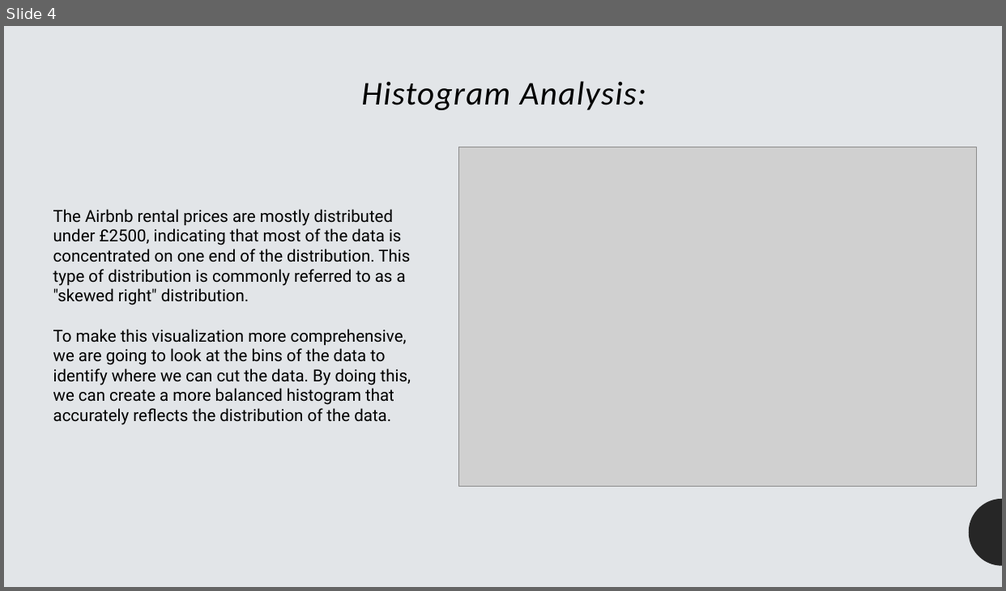
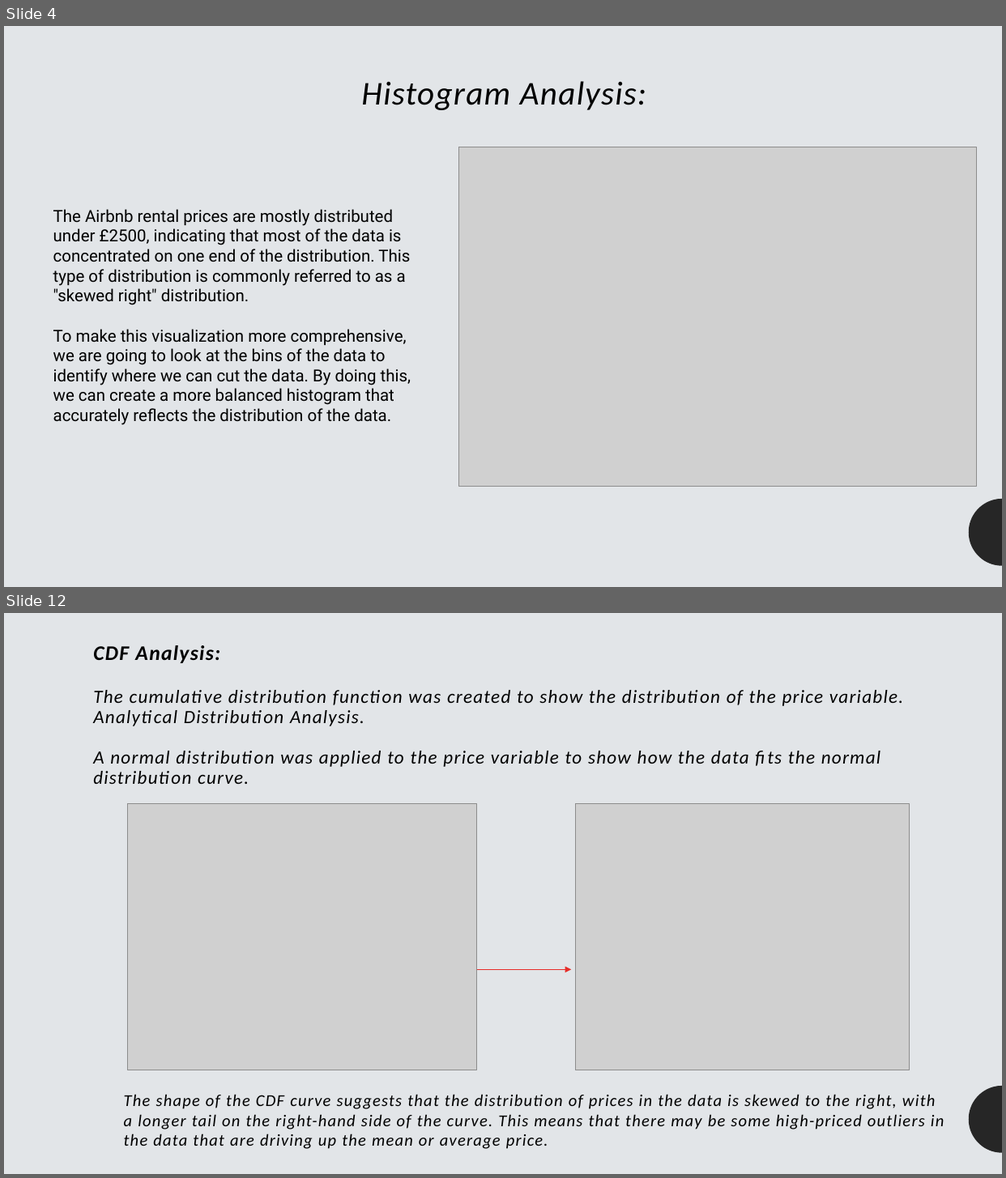
Before and after one commit to akhatamibellevue/DSC530_final_project, a slide deck: Airbnb prices analysis powerpoint.pptx. Shown one above the other, each under a label of ours: slide 4 before the commit, slides 4 and 12 after it; the slides between them are not shown. The pictures are 1006x591 and 1006x1178 pixels, drawn with LibreOffice and Linux fonts; fonts in the diff are those of the drawing; grey boxes stand for pictures. Boxes give left, top, right and bottom in pixels: in the first picture for what was removed or moved away, otherwise in the second. Text is boxed around its words. In the diff, an @@ line names an element or a change of style, - is before the commit and + after.

```diff
--- a/Airbnb prices analysis powerpoint.pptx
+++ b/Airbnb prices analysis powerpoint.pptx
@@ slide 12 added at [4, 613, 1002, 1174], background #E2E5E8; not listed: 1 template element that a slide beside it also shows @@
@@ title added at [93, 645, 903, 784], 18 pt, text #000000, italic @@
+CDF Analysis:
+The cumulative distribution function was created to show the distribution of the price variable.
+Analytical Distribution Analysis.
+A normal distribution was applied to the price variable to show how the data fits the normal distribution curve.
@@ picture added at [127, 804, 476, 1071] @@
@@ picture added at [575, 804, 909, 1071] @@
@@ arrow added from (477, 970) to (572, 970), #E72D29 0.5 pt @@
@@ text added at [124, 1094, 944, 1149], 16 pt, text #000000, italic @@
+The shape of the CDF curve suggests that the distribution of prices in the data is skewed to the right, with a longer tail on the right-hand side of the curve. This means that there may be some high-priced outliers in the data that are driving up the mean or average price.
```
Also in this commit, not shown: 3 slides changed, 12 other slides added, 1 other file.
